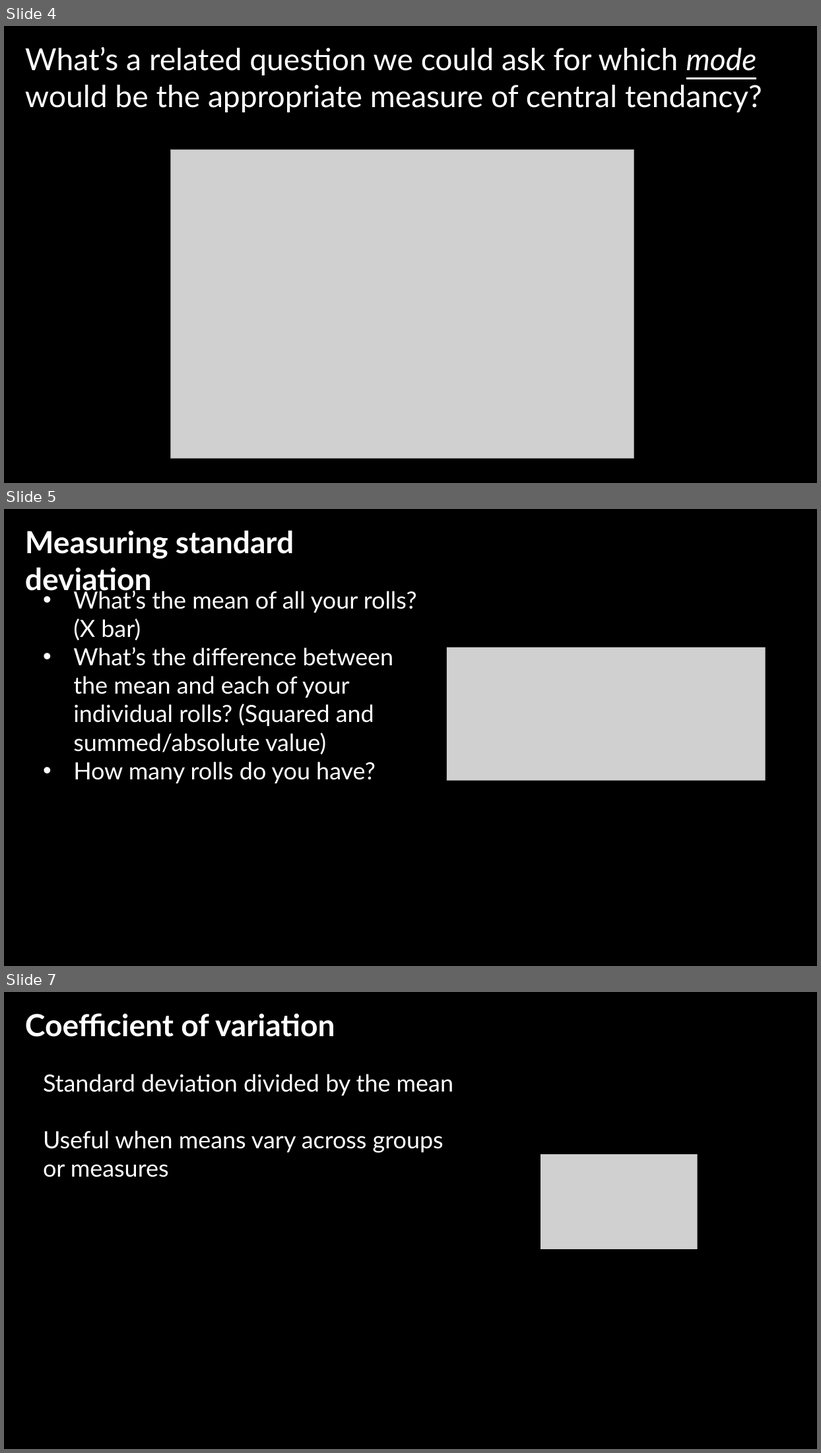
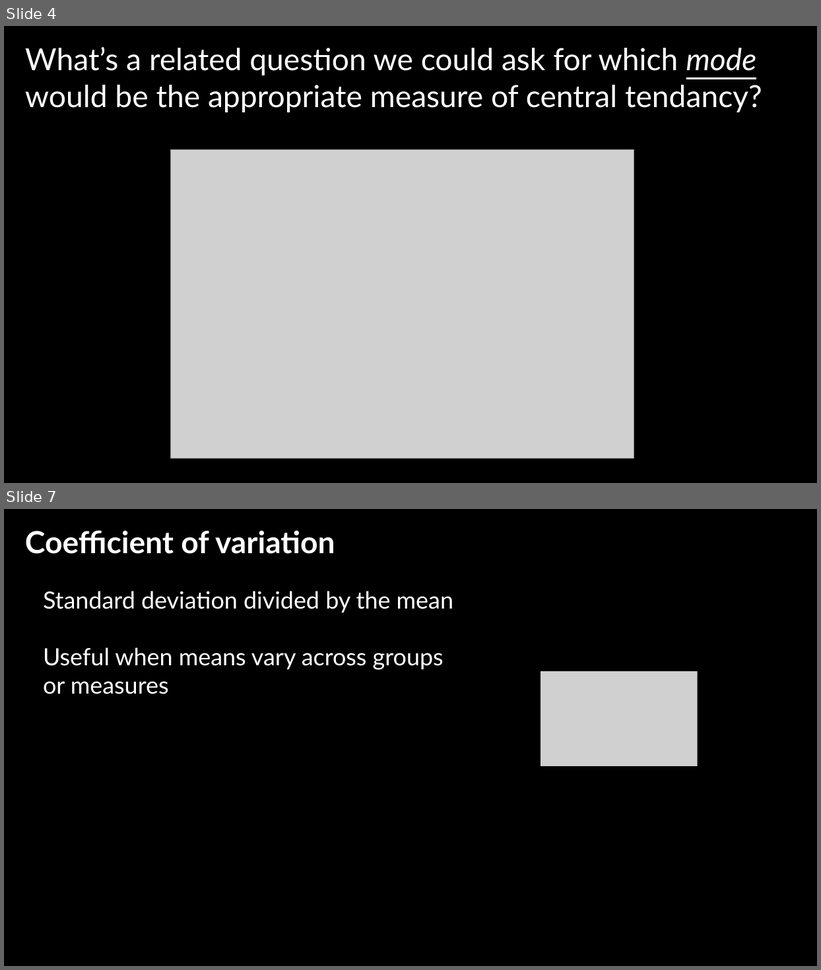
Before and after one commit to jshannon75/geog4300, a slide deck: in_class_slides/geog4300_W03-1 Classification and descriptive stats.pptx. Shown one above the other, each under a label of ours: slides 4, 5 and 7 before the commit, slides 4 and 7 after it; the slides between them are not shown. The pictures are 821x1453 and 821x970 pixels, drawn with LibreOffice and Linux fonts; fonts in the diff are those of the drawing; grey boxes stand for pictures; background and template pictures are left out. Boxes give left, top, right and bottom in pixels: in the first picture for what was removed or moved away, otherwise in the second. Text is boxed around its words. In the diff, an @@ line names an element or a change of style, - is before the commit and + after.

```diff
--- a/in_class_slides/geog4300_W03-1 Classification and descriptive stats.pptx
+++ b/in_class_slides/geog4300_W03-1 Classification and descriptive stats.pptx
@@ slide 5 removed at (x1=4, y1=509, x2=817, y2=966), background picture (left out) @@
@@ text removed at (x1=25, y1=530, x2=294, y2=596) @@
-Measuring standard deviation
@@ text removed at (x1=73, y1=588, x2=417, y2=784) @@
-• What’s the mean of all your rolls? (X bar)
-• What’s the difference between the mean and each of your individual rolls? (Squared and summed/absolute value)
-• How many rolls do you have?
@@ picture removed at (x1=447, y1=648, x2=765, y2=781) @@
```
Also in this commit, not shown: 5 slides changed, 1 slide added, 1 other file.
